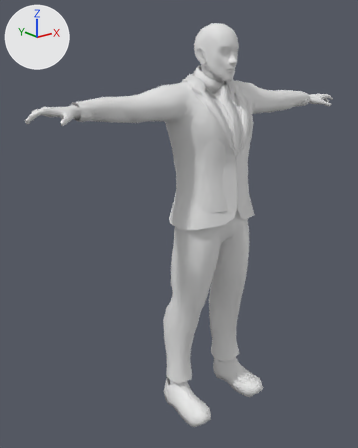
Two versions of the FBX model Assets/Models/Characters/Models (No Use)/Man 1/(NO RIG) BodyMan_1.fbx, one commit apart.
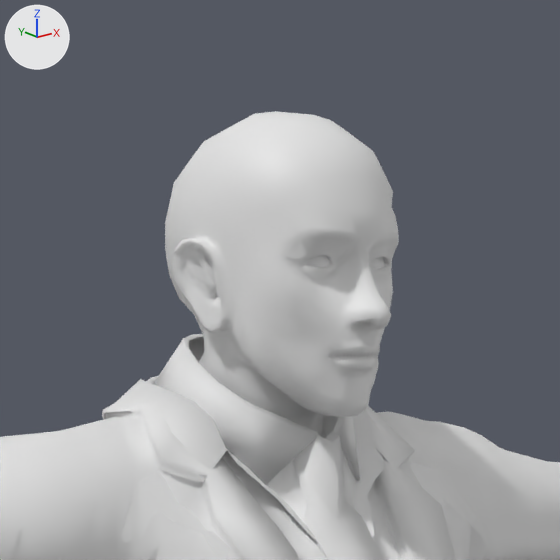
The first picture shows the older version from a 50 mm camera at (-1.534, -1.697, 1.621) aimed at (-0.122, 0.067, 0.915). The close-ups show both versions on the part from 45% to 75% of the width and 0% to 24% of the height of that picture; other places that the commit changed are outside them. Lighting does not change. The marker at upper left points along +X, +Y and +Z. Materials are left out; every surface is plain grey. Where no turn or scale is listed for an object, it has been applied to the vertices.

The first close-up shows 'Body_Man_1', 'Body_Man_1_Suit', 'Body_Man_1_TShirt'.
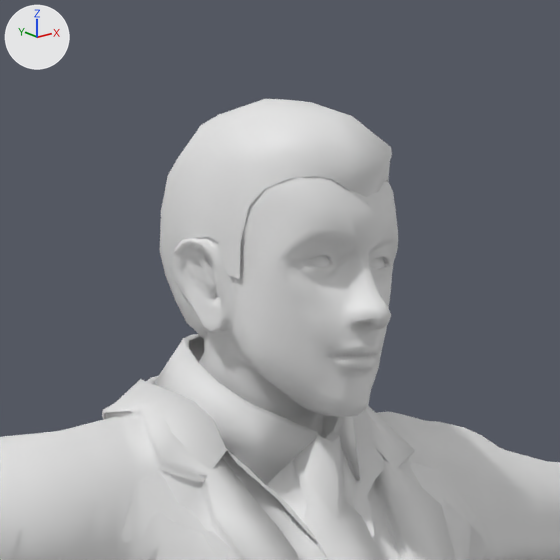
The change, as a diff of the scene's bpy script:
```diff
--- a/Assets/Models/Characters/Models (No Use)/Man 1/(NO RIG) BodyMan_1.fbx.py
+++ b/Assets/Models/Characters/Models (No Use)/Man 1/(NO RIG) BodyMan_1.fbx.py
@@ me_body_low_012 @@
+me_body_low_012.from_pydata(...)  # 204 vertices, 176 faces; spans x -0.082..0.082, y -0.131..0.072, z 1.626..1.81
@@ me_body_low_011 @@
+me_body_low_011.from_pydata(...)  # 204 vertices, 176 faces; spans x -0.082..0.082, y -0.148..0.069, z 1.626..1.813
@@ ob_body_man_1_hair_2 @@
+ob_body_man_1_hair_2 = bpy.data.objects.new('Body_Man_1_Hair_2', me_body_low_012)
+ob_body_man_1_hair_2.location = (0.0, 0.0, 0.0)
@@ ob_body_man_1_hair_1 @@
+ob_body_man_1_hair_1 = bpy.data.objects.new('Body_Man_1_Hair_1', me_body_low_011)
+ob_body_man_1_hair_1.location = (0.0, 0.0, 0.0)
```

Location of each change, [x1, y1, x2, y2] in pixels of the close-ups (560 x 560 px):
'Body_Man_1_Hair_1', added: after [160, 99, 392, 337]
'Body_Man_1_Hair_2', added: after [161, 117, 258, 339]
